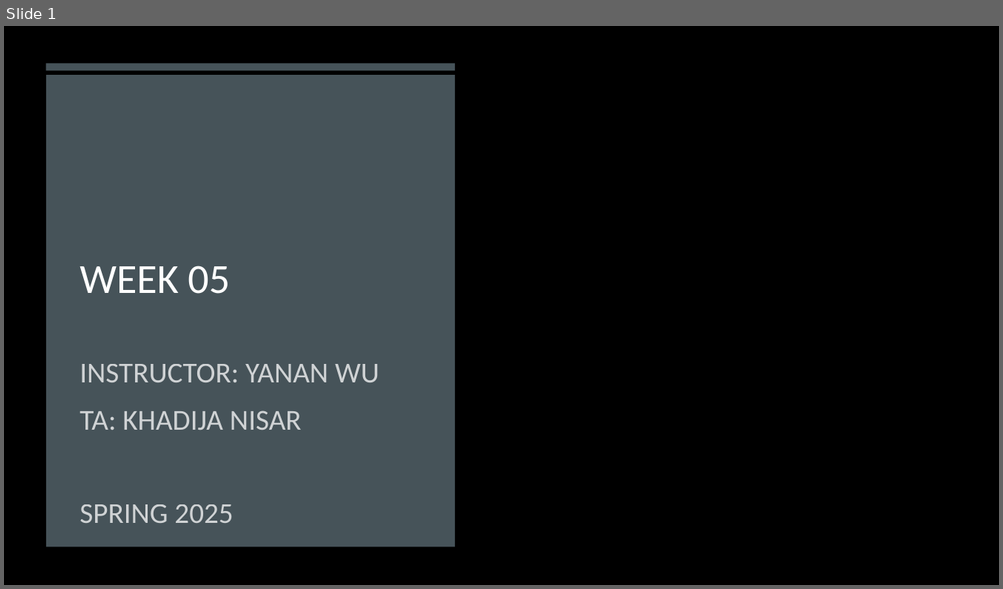
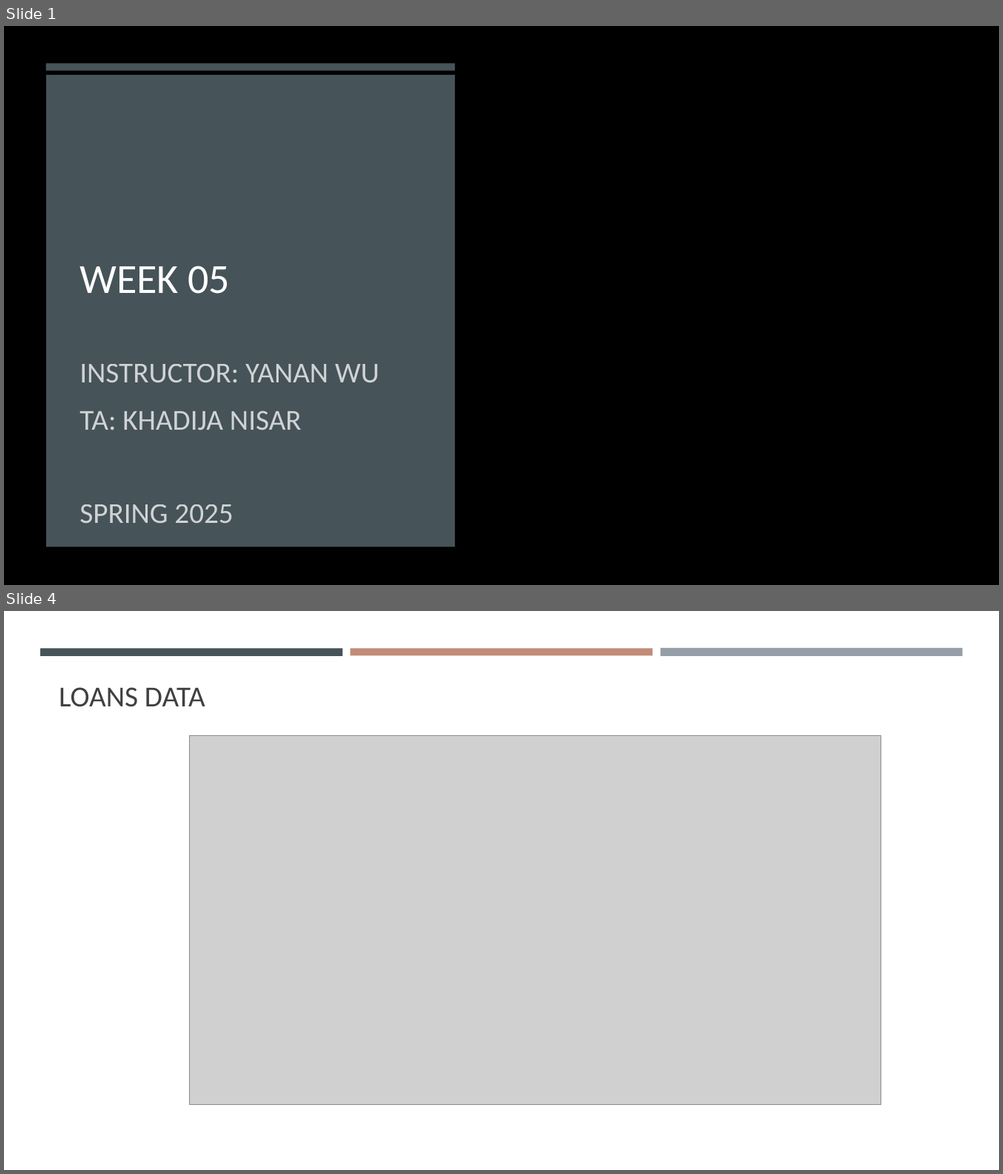
Before and after one commit to gisynw/geog-247, a slide deck: docs/Lectures/Week05/Week05_MultipleRegression.pptx. Shown one above the other, each under a label of ours: slide 1 before the commit, slides 1 and 4 after it; the slides between them are not shown. The pictures are 1003x589 and 1003x1174 pixels, drawn with LibreOffice and Linux fonts; fonts in the diff are those of the drawing; grey boxes stand for pictures; background and template pictures are left out. Boxes give left, top, right and bottom in pixels: in the first picture for what was removed or moved away, otherwise in the second. Text is boxed around its words. In the diff, an @@ line names an element or a change of style, - is before the commit and + after.

```diff
--- a/docs/Lectures/Week05/Week05_MultipleRegression.pptx
+++ b/docs/Lectures/Week05/Week05_MultipleRegression.pptx
@@ slide 4 added at bbox=[4, 611, 999, 1170], background #FFFFFF @@
@@ rectangle added at bbox=[40, 648, 343, 655], fill #465359 @@
@@ rectangle added at bbox=[350, 648, 652, 655], fill #C18C78 @@
@@ rectangle added at bbox=[660, 648, 962, 657], fill #969FA7 @@
@@ title added at bbox=[59, 687, 205, 707], 28 pt, text #404040 @@
+LOANS DATA
@@ picture added at bbox=[190, 735, 881, 1105] @@
```
Also in this commit, not shown: 1 slide changed, 15 other slides added, 2 slides removed, 11 other files.
